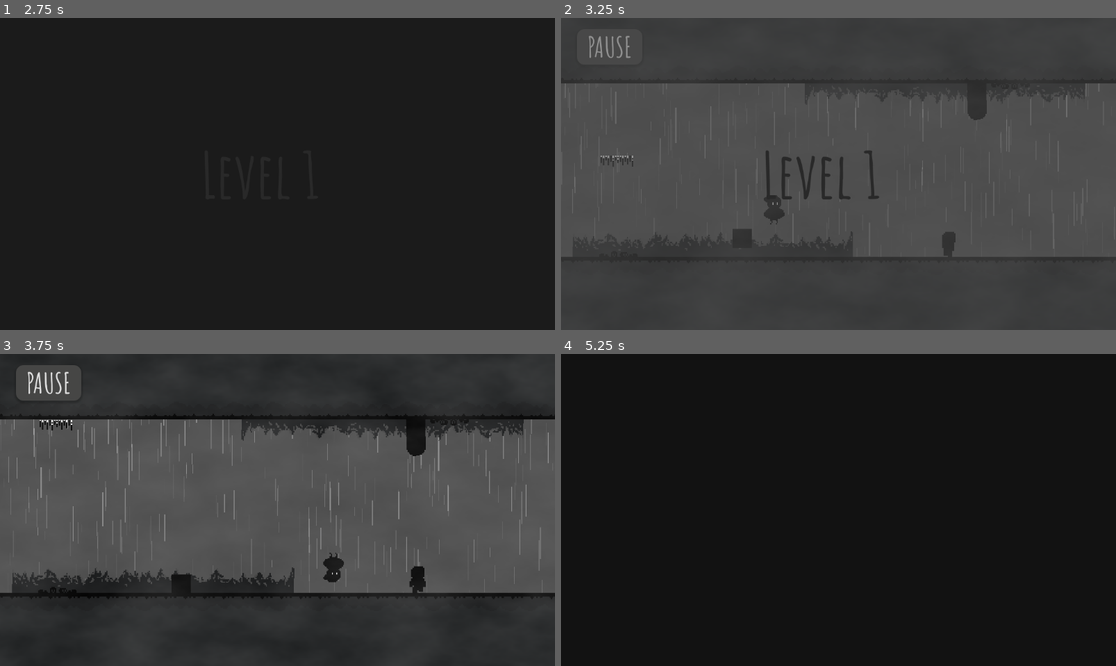
Above: before the commit, frames 1-4 (two rows, left to right).
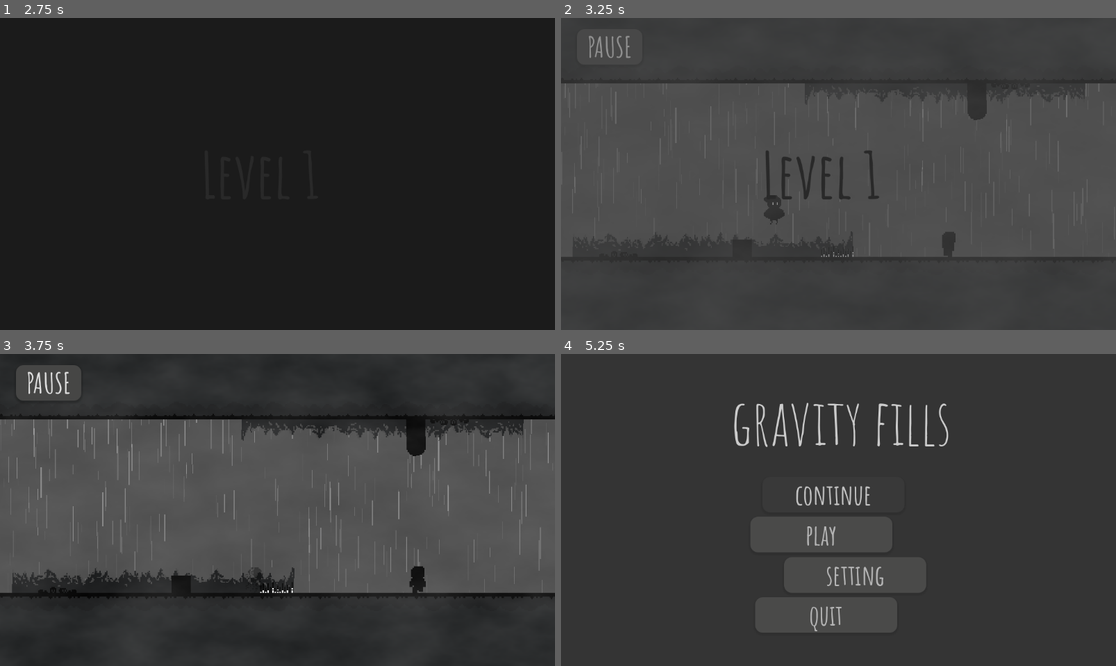
Above: after the commit, the same moments.

Repository: aliaprince916-commits/gravity
Game: Godot game, scene res://scenes/mainmenu.tscn
Same seed, same stepped clock (60 frames per second), same inputs: the game is played once before the commit and once after it.
Inputs (mouse positions are in pixels of both pictures, inside the frame that each line leads up to):
- Up to frame 1 (2.75 s): click "play" at 0.5 s; click "play" at 1.25 s; click "1" at 2 s
- Up to frame 2 (3.25 s): tap Enter (ui_accept) at 2.75, 3.02 s; hold Right (ui_right) from 2.78 s (still down); tap G (g) at 2.85 s
- Up to frame 3 (3.75 s): keep holding Right (ui_right); tap G (g) at 3.6 s
- Up to frame 4 (5.25 s): tap Enter (ui_accept) at 3.77 s; release Right (ui_right) at 4.25 s; click (727, 588) at 4.25 s, where only the run after the commit has a clickable "home"; click (832, 494) at 5 s, where only the run after the commit has a clickable "continue"

Frame 1 is identical in both runs. In frame 2, 0.2% of the frame differs, in the area x 7-53%, y 44-77%; in frame 3, 0.4%; in frame 4, 100%, in the area x 0-100%, y 0-100%.

Commit message:
عملت الصندوق بصح مازلت فيه ياسر قليتشات

Diff:
--- a/scenes/box.tscn
+++ b/scenes/box.tscn
@@ -1,12 +1,20 @@
-[gd_scene load_steps=4 format=3 uid="uid://bavtm8roj4da"]
+[gd_scene load_steps=5 format=3 uid="uid://bavtm8roj4da"]
 
 [ext_resource type="Texture2D" uid="uid://blp8l72uggh32" path="res://assets/Dungeon Tile Set.png" id="1_3inec"]
 [ext_resource type="Script" uid="uid://c1gnh85xb8mxt" path="res://scripts/box.gd" id="1_ks2v0"]
 
+[sub_resource type="PhysicsMaterial" id="PhysicsMaterial_ks2v0"]
+
 [sub_resource type="RectangleShape2D" id="RectangleShape2D_ks2v0"]
 size = Vector2(14, 14)
 
-[node name="box" type="CharacterBody2D" groups=["gravity"]]
+[node name="box" type="RigidBody2D" groups=["box", "gravity"]]
+collision_layer = 3
+collision_mask = 3
+mass = 5.0
+physics_material_override = SubResource("PhysicsMaterial_ks2v0")
+can_sleep = false
+lock_rotation = true
 script = ExtResource("1_ks2v0")
 
 [node name="DungeonTileSet" type="Sprite2D" parent="."]
--- a/scenes/lvl_prototype.tscn
+++ b/scenes/lvl_prototype.tscn
@@ -218,7 +218,7 @@
 target = ExtResource("11_r76lk")
 
 [node name="CharacterBody2D" parent="." instance=ExtResource("12_cssb6")]
-position = Vector2(49, -68)
+position = Vector2(232, -70)
 
 [node name="box" parent="." instance=ExtResource("13_trl1v")]
 position = Vector2(153, -91)
--- a/scenes/mainmenu.tscn
+++ b/scenes/mainmenu.tscn
@@ -49,8 +49,10 @@
 anchors_preset = 15
 anchor_right = 1.0
 anchor_bottom = 1.0
-offset_right = 1152.0
-offset_bottom = 648.0
+offset_left = -81.0
+offset_top = -64.0
+offset_right = 1278.0
+offset_bottom = 751.0
 grow_horizontal = 2
 grow_vertical = 2
 texture = ExtResource("2_s5g8n")
--- a/scenes/player.tscn
+++ b/scenes/player.tscn
@@ -247,10 +247,8 @@
 [node name="AnimatedSprite2D" type="AnimatedSprite2D" parent="."]
 scale = Vector2(0.90625, 0.90625)
 sprite_frames = SubResource("SpriteFrames_fulsm")
-animation = &"die"
+animation = &"idle"
 autoplay = "idle"
-frame = 2
-frame_progress = 1.0
 
 [node name="CollisionShape2D" type="CollisionShape2D" parent="."]
 position = Vector2(-1, 2)
--- a/scripts/box.gd
+++ b/scripts/box.gd
@@ -1,16 +1,4 @@
-extends CharacterBody2D
+extends RigidBody2D
 var dir_g=1
 func _physics_process(delta: float) -> void:
-	var is_floor=is_grav(dir_g)
-	if !is_floor:
-		velocity=get_gravity()*delta*dir_g
-	velocity.x=move_toward(velocity.x,0,5)
-	move_and_slide()
-# البحث عن هل هو في الجاذبية الصحيحة لتصحيح التجاه
-func is_grav(g):
-	if is_on_floor() and g==1:
-		return true
-	elif is_on_ceiling() and g==-1:
-		return true
-	else:
-		return false
+	pass
--- a/scripts/gr_ch.gd
+++ b/scripts/gr_ch.gd
@@ -10,7 +10,10 @@
 func _process(_delta: float) -> void:
 	if Input.is_action_just_pressed("g"):
 		for body in body_in_zone:
-			body.dir_g*=-1
+			if body.is_in_group("box"):
+				body.gravity_scale*=-1
+			else:
+				body.dir_g*=-1
 
 
 func _on_body_entered(body: Node2D) -> void:
--- a/scripts/player.gd
+++ b/scripts/player.gd
@@ -1,12 +1,13 @@
 extends CharacterBody2D
 # --- الكود الذي يجب إضافته ---
-
+const SPEED = 200.0
+const JUMP_VELOCITY = -280.0
+const PUSH=100
+const MAX_VELOCITY=150
 # تأكد من أن المسار يبدأ من مكان وجود السكريبت (Player) وصولاً للعقدة
 @onready var pause_button= $CanvasLayer2/PauseButton # غير CanvasLayer لاسم العقدة الأم للأزرار عندك
 @onready var pause_menu = $CanvasLayer2/PauseMenu
 @export var ghost_enabeld:bool=true
-const SPEED = 200.0
-const JUMP_VELOCITY = -280.0
 @export var shadow_scene :PackedScene
 @onready var death_ui = $CanvasLayer
 @onready var message_label = $CanvasLayer/DeathMessage
@@ -26,18 +27,18 @@
 	var direction := Input.get_axis("ui_left", "ui_right")
 	# Add the gravity.
 	move(direction,is_floor)
-	move_and_slide()
+	# دفع الصندوق
+	for i in get_slide_collision_count():
+		var collision=get_slide_collision(i)
+		var collision_box=collision.get_collider()
+		if collision_box.is_in_group("box") and abs(collision_box.get_linear_velocity().x)<MAX_VELOCITY:
+			collision_box.apply_central_impulse(collision.get_normal()*-PUSH)
+
 	# عملية تغير الجاذبية لنفسه
 	if Input.is_action_just_pressed("g") and is_floor:
 		dir_p*=-1
 		g.play()
-	# كود دفع الصناديق (يوضع في سكريبت اللاعب)
-	for i in get_slide_collision_count():
-		var collision = get_slide_collision(i)
-		var collider = collision.get_collider()
-		if collider is CharacterBody2D and collider.name.contains("box"):
-			collider.velocity.x = velocity.x + (sign(velocity.x) * 50)
-
+	move_and_slide()
 
 
 
@@ -56,9 +57,10 @@
 		animated_sprite_2d.play("jump")
 		if dir_p==1:
 			animated_sprite_2d.flip_v=false
+			$CollisionShape2D.position.y=2
 		else:
 			animated_sprite_2d.flip_v=true
-
+			$CollisionShape2D.position.y=-2
 # دالة المشي وفق متغير الاتجاه
 func move(direction,is_floor):
 	# Get the input direction and handle the movement/deceleration.
